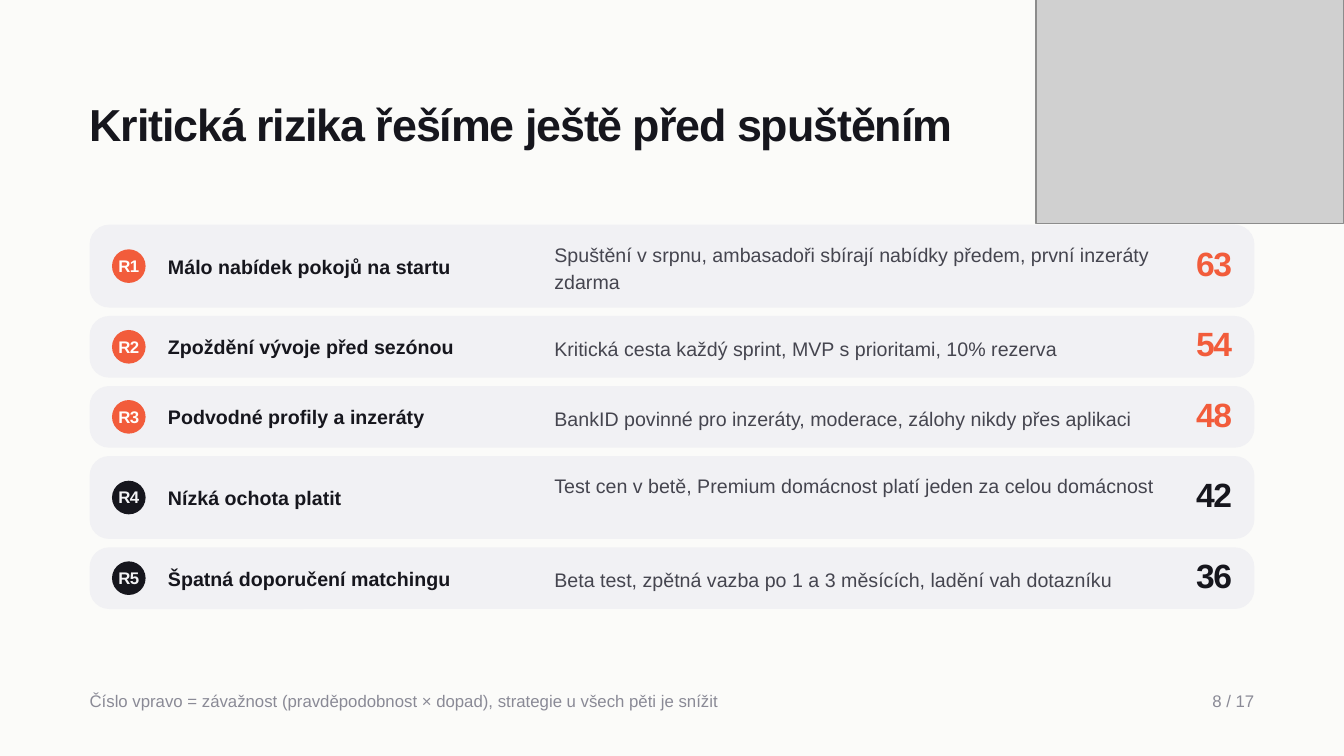
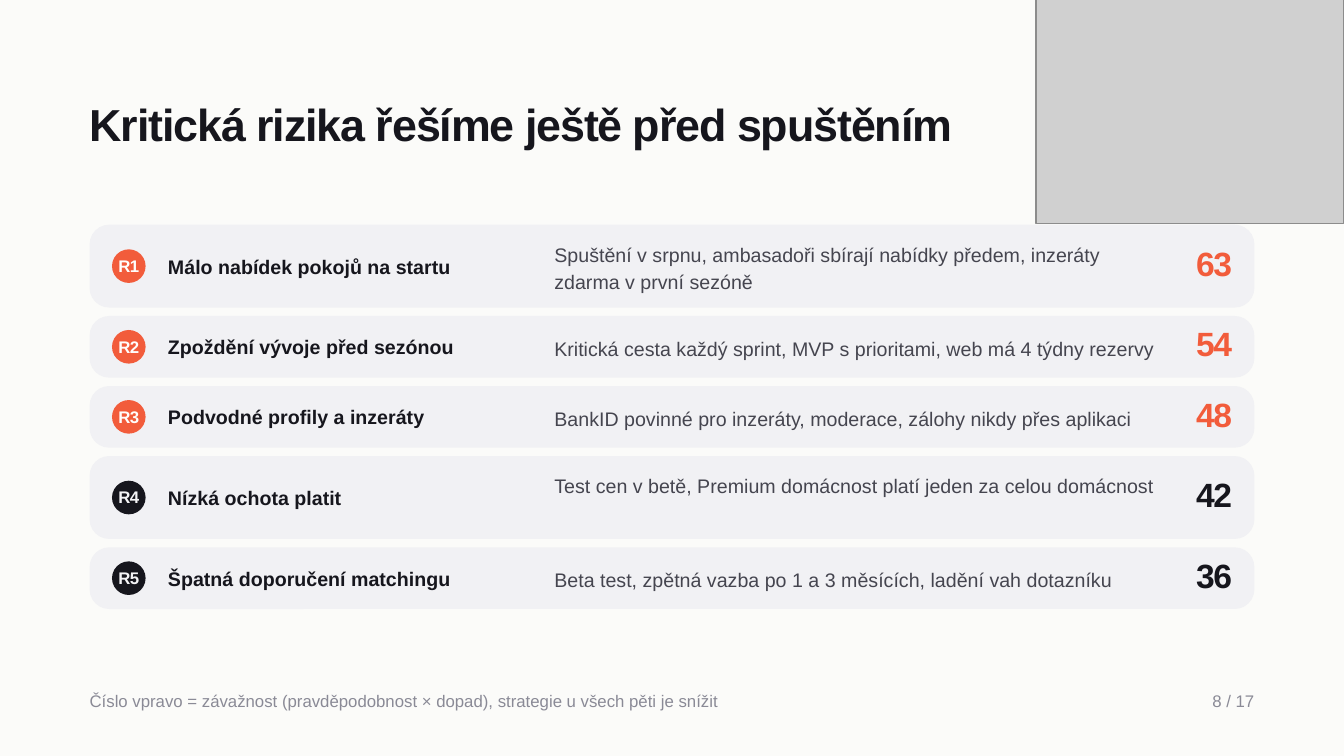
Before and after one commit to vedernikovalex/rizeni_it_projektu, a slide deck: slide 8 of spolubyt-cast-2.pptx. Drawn at 1344x756 pixels with LibreOffice and Linux fonts; fonts in the diff are those of the drawing; grey boxes stand for pictures. Boxes give left, top, right and bottom in pixels: in the first picture for what was removed or moved away, otherwise in the second. Text is boxed around its words. In the diff, an @@ line names an element or a change of style, - is before the commit and + after.

```diff
--- a/spolubyt-cast-2.pptx
+++ b/spolubyt-cast-2.pptx
@@ text at [554,247,1100,293]: text changed @@
-Spuštění v srpnu, ambasadoři sbírají nabídky předem, první inzeráty zdarma
+Spuštění v srpnu, ambasadoři sbírají nabídky předem, inzeráty zdarma v první sezóně
@@ text at [554,341,1153,360]: text changed @@
-Kritická cesta každý sprint, MVP s prioritami, 10% rezerva
+Kritická cesta každý sprint, MVP s prioritami, web má 4 týdny rezervy
```
Also in this commit, not shown: 6 other slides changed, 9 other files.
